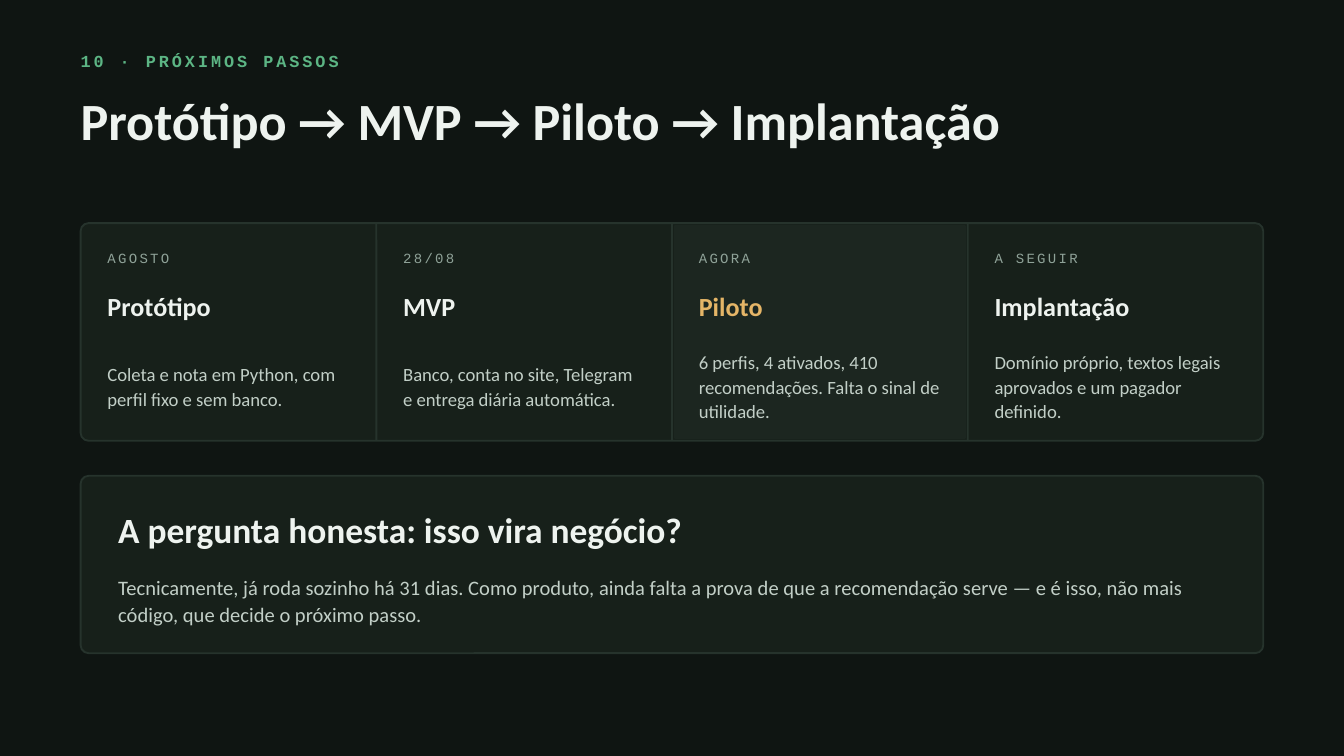
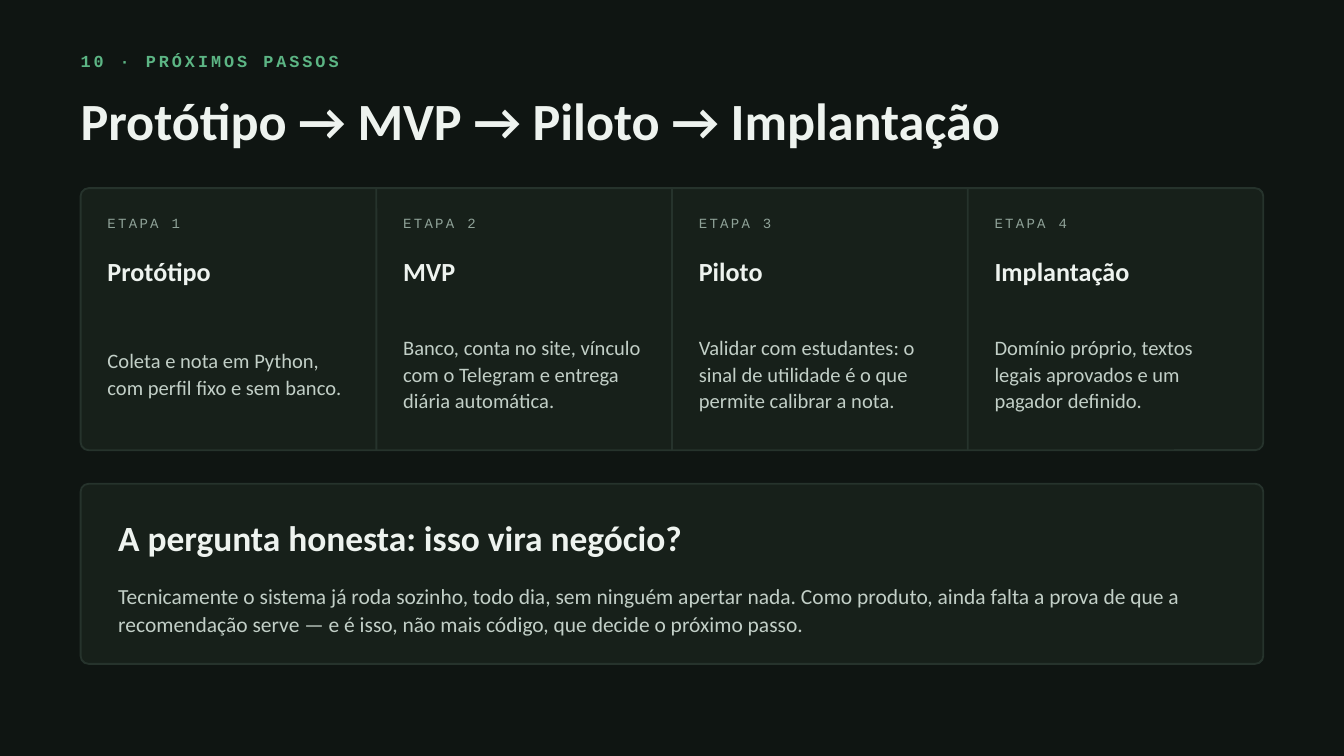
Before and after one commit to RadarEstagio/RadarEstagio, a slide deck: slide 10 of apresentacao/radar-de-estagio-pit.pptx. Drawn at 1344x756 pixels with LibreOffice and Linux fonts; fonts in the diff are those of the drawing. Boxes give left, top, right and bottom in pixels: in the first picture for what was removed or moved away, otherwise in the second. Text is boxed around its words. In the diff, an @@ line names an element or a change of style, - is before the commit and + after.

```diff
--- a/apresentacao/radar-de-estagio-pit.pptx
+++ b/apresentacao/radar-de-estagio-pit.pptx
@@ rounded rectangle: place and size @@
-rounded rectangle at bbox=[81, 223, 1263, 441]
+rounded rectangle at bbox=[81, 188, 1263, 450]
@@ rounded rectangle at bbox=[81, 188, 1263, 450]: proportions changed @@
@@ line moved from (376, 223) - (376, 441) to (376, 188) - (376, 450) @@
@@ line moved from (672, 223) - (672, 441) to (672, 188) - (672, 450) @@
@@ line moved from (968, 223) - (968, 441) to (968, 188) - (968, 450) @@
@@ text at bbox=[107, 219, 180, 228]: text changed @@
-AGOSTO
+ETAPA 1
@@ text at bbox=[403, 218, 475, 228]: text changed @@
-28/08
+ETAPA 2
@@ rectangle removed at bbox=[675, 226, 965, 438] @@
@@ 4 texts: place and size @@
-4 texts at bbox=[107, 297, 1130, 321]
+4 texts at bbox=[107, 262, 1130, 286]
@@ text "Piloto" at bbox=[699, 262, 763, 281]: text colour #E5B567 to #EEF3EF @@
@@ text added at bbox=[699, 219, 771, 228], 7.5 pt, text #8FA298 @@
+ETAPA 3
@@ text added at bbox=[995, 219, 1067, 228], 7.5 pt, text #8FA298 @@
+ETAPA 4
@@ text removed at bbox=[699, 253, 750, 263] @@
-AGORA
@@ text removed at bbox=[995, 253, 1078, 263] @@
-A SEGUIR
@@ text "Coleta e nota em Python, ...": place and size @@
-text "Coleta e nota em Python, ..." at bbox=[107, 368, 335, 409]
+text "Coleta e nota em Python, ..." at bbox=[107, 353, 341, 399]
@@ text "Coleta e nota em Python, ..." at bbox=[107, 353, 341, 399]: size 10 to 11 pt @@
@@ text "Domínio próprio, textos legais aprovados ..." at bbox=[995, 341, 1193, 412]: size 10 to 11 pt @@
@@ text "Domínio próprio, textos legais aprovados ...": place and size @@
-text "Domínio próprio, textos legais aprovados ..." at bbox=[995, 356, 1220, 418]
+text "Domínio próprio, textos legais aprovados ..." at bbox=[995, 341, 1193, 412]
@@ text at bbox=[403, 340, 641, 408]: text changed; size 10 to 11 pt @@
-Banco, conta no site, Telegram e entrega diária automática.
+Banco, conta no site, vínculo com o Telegram e entrega diária automática.
@@ text at bbox=[699, 340, 915, 412]: text changed; size 10 to 11 pt @@
-6 perfis, 4 ativados, 410 recomendações. Falta o sinal de utilidade.
+Validar com estudantes: o sinal de utilidade é o que permite calibrar a nota.
@@ rounded rectangle: place and size @@
-rounded rectangle at bbox=[81, 476, 1263, 653]
+rounded rectangle at bbox=[81, 484, 1263, 664]
@@ text "A pergunta honesta: isso vira ...": place and size @@
-text "A pergunta honesta: isso vira ..." at bbox=[118, 518, 682, 549]
+text "A pergunta honesta: isso vira ..." at bbox=[118, 526, 682, 557]
@@ text at bbox=[118, 589, 1178, 636]: text changed; size 11 to 11.5 pt @@
-Tecnicamente, já roda sozinho há 31 dias. Como produto, ainda falta a prova de que a recomendação serve — e é isso, não mais código, que decide o próximo passo.
+Tecnicamente o sistema já roda sozinho, todo dia, sem ninguém apertar nada. Como produto, ainda falta a prova de que a recomendação serve — e é isso, não mais código, que decide o próximo passo.
```
Also in this commit, not shown: 9 other slides changed, 1 other file.
